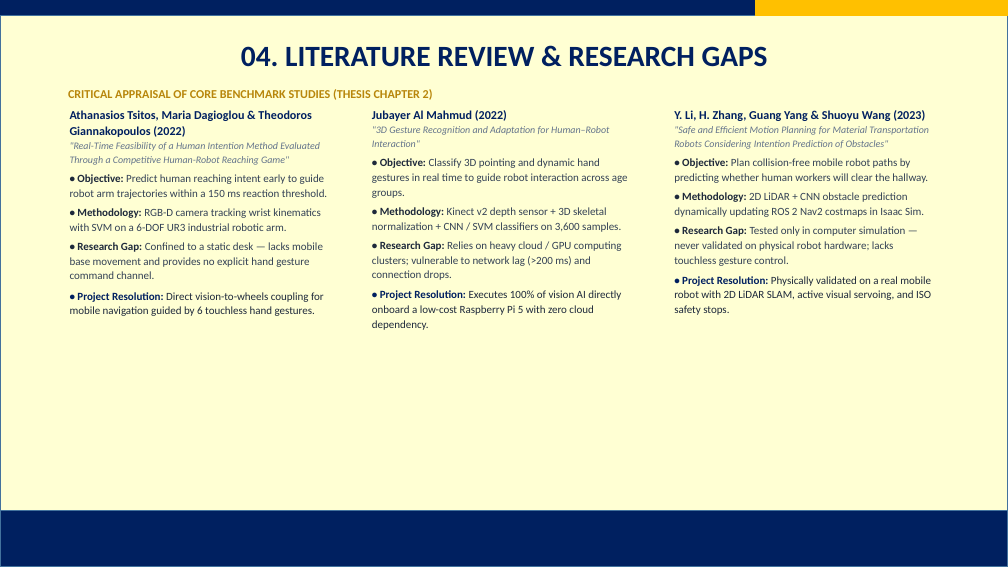
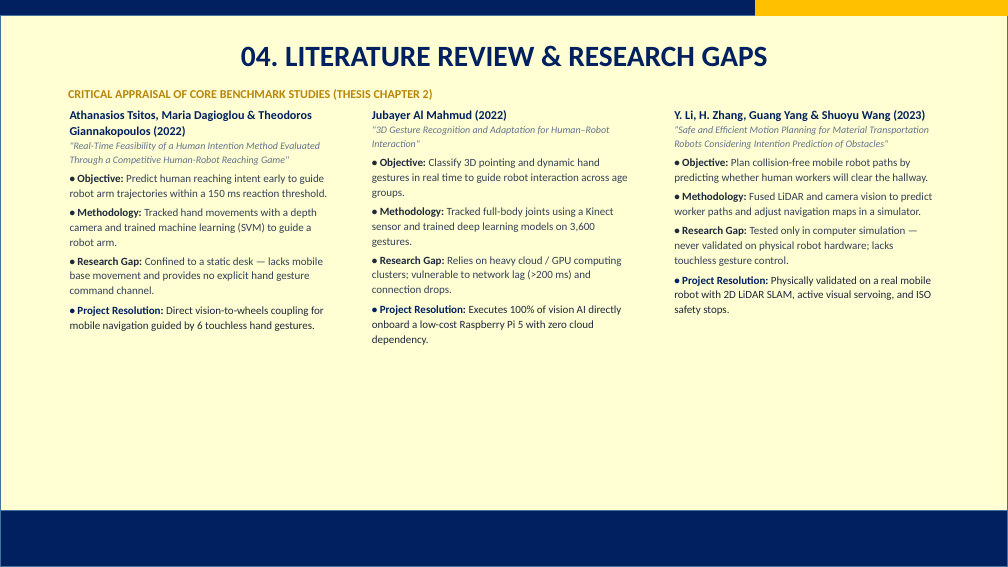
Before and after one commit to AJFACULTY/Intention-Recognition, a slide deck: slide 6 of write_up/Project Final Defense Slides_FINAL.pptx. Drawn at 1008x567 pixels with LibreOffice and Linux fonts; fonts in the diff are those of the drawing; background and template pictures are left out. Boxes give left, top, right and bottom in pixels: in the first picture for what was removed or moved away, otherwise in the second. Text is boxed around its words. In the diff, an @@ line names an element or a change of style, - is before the commit and + after.

```diff
--- a/write_up/Project Final Defense Slides_FINAL.pptx
+++ b/write_up/Project Final Defense Slides_FINAL.pptx
@@ text at <box>70,208,317,246</box>: text changed @@
-• Methodology: RGB-D camera tracking wrist kinematics with SVM on a 6-DOF UR3 industrial robotic arm.
+• Methodology: Tracked hand movements with a depth camera and trained machine learning (SVM) to guide a robot arm.
@@ text at <box>372,207,614,247</box>: text changed @@
-• Methodology: Kinect v2 depth sensor + 3D skeletal normalization + CNN / SVM classifiers on 3,600 samples.
+• Methodology: Tracked full-body joints using a Kinect sensor and trained deep learning models on 3,600 gestures.
@@ text at <box>674,192,932,217</box>: text changed @@
-• Methodology: 2D LiDAR + CNN obstacle prediction dynamically updating ROS 2 Nav2 costmaps in Isaac Sim.
+• Methodology: Fused LiDAR and camera vision to predict worker paths and adjust navigation maps in a simulator.
```
Also in this commit, not shown: 1 slide added, 5 other files.
